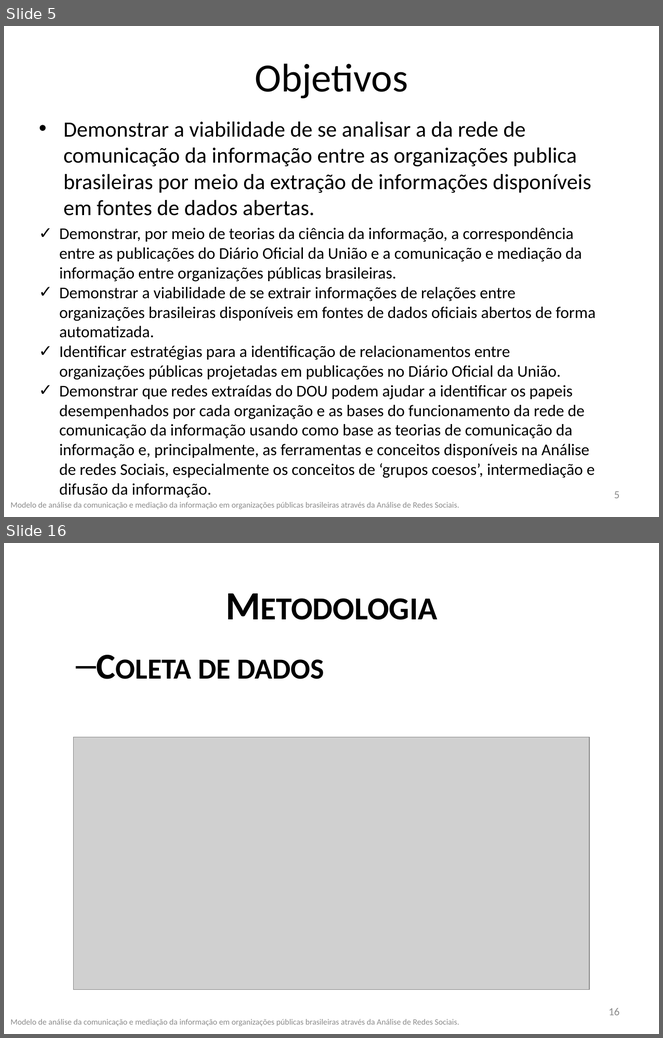
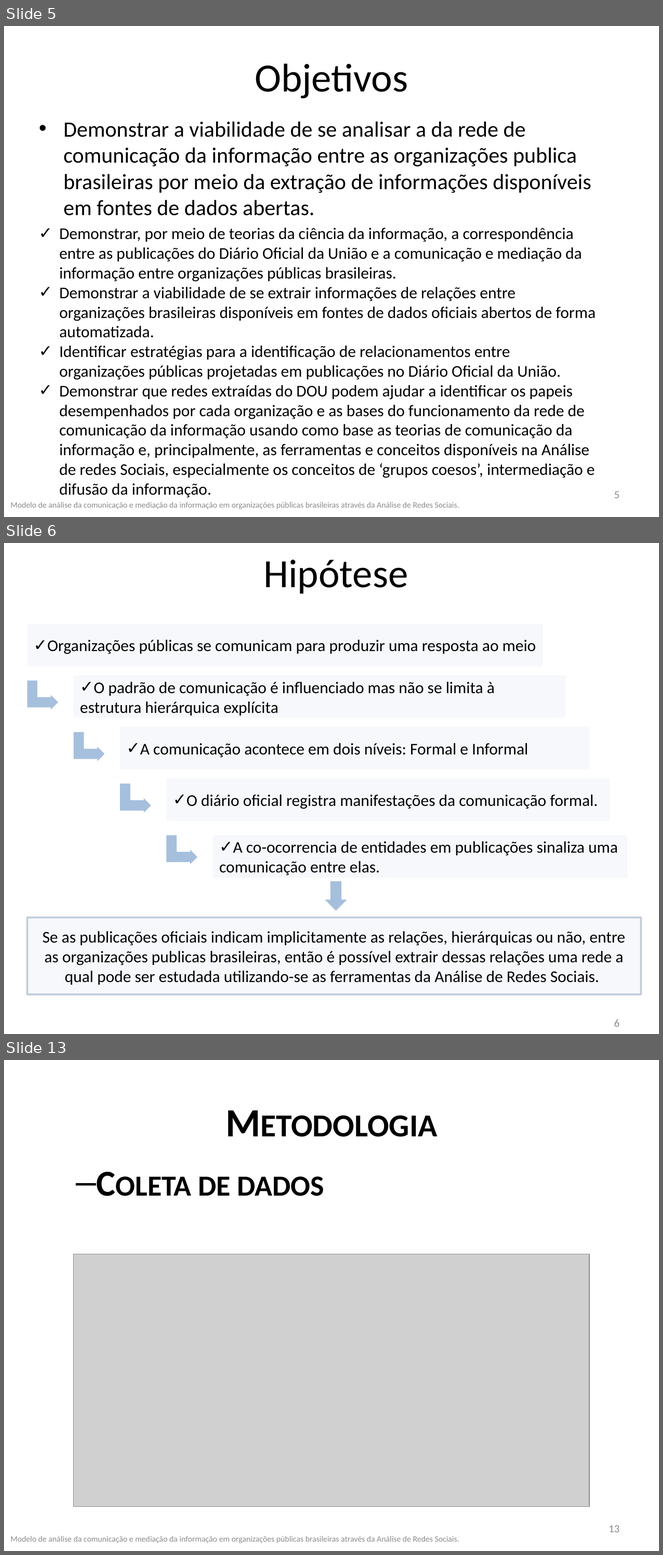
Before and after one commit to frubbs/analisador-dou, a slide deck: Dissertacao/Apresentação1.pptx. Shown one above the other, each under a label of ours: slides 5 and 16 before the commit, slides 5, 6 and 13 after it; the slides between them are not shown. The pictures are 663x1038 and 663x1555 pixels, drawn with LibreOffice and Linux fonts; fonts in the diff are those of the drawing; grey boxes stand for pictures. Boxes give left, top, right and bottom in pixels: in the first picture for what was removed or moved away, otherwise in the second. Text is boxed around its words. In the diff, an @@ line names an element or a change of style, - is before the commit and + after.

```diff
--- a/Dissertacao/Apresentação1.pptx
+++ b/Dissertacao/Apresentação1.pptx
@@ slide 6 added at [4, 543, 659, 1034], background #FFFFFF @@
@@ title added at [263, 560, 408, 594], 44 pt, text #000000 @@
+Hipótese
@@ rectangle added at [27, 624, 543, 666], fill #4F81BD at 5% opacity, 18 pt, text #000000 @@
+✓ Organizações públicas se comunicam para produzir uma resposta ao meio
@@ bent up arrow added at [27, 681, 58, 710], fill #4F81BD at 50% opacity @@
@@ rectangle added at [74, 676, 566, 718], fill #4F81BD at 5% opacity, 18 pt, text #000000 @@
+✓ O padrão de comunicação é influenciado mas não se limita à estrutura hierárquica explícita
@@ rectangle added at [120, 727, 590, 770], fill #4F81BD at 5% opacity, 18 pt, text #000000 @@
+✓ A comunicação acontece em dois níveis: Formal e Informal
@@ bent up arrow added at [74, 732, 104, 761], fill #4F81BD at 50% opacity @@
@@ bent up arrow added at [120, 784, 151, 812], fill #4F81BD at 50% opacity @@
@@ rectangle added at [166, 779, 610, 822], fill #4F81BD at 5% opacity, 18 pt, text #000000 @@
+✓ O diário oficial registra manifestações da comunicação formal.
@@ bent up arrow added at [166, 836, 197, 864], fill #4F81BD at 50% opacity @@
@@ rectangle added at [213, 835, 628, 878], fill #4F81BD at 5% opacity, 18 pt, text #000000 @@
+✓ A co-ocorrencia de entidades em publicações sinaliza uma comunicação entre elas.
@@ down arrow added at [325, 882, 347, 911], fill #4F81BD at 50% opacity @@
@@ rectangle added at [27, 918, 641, 995], fill #4F81BD at 5% opacity, outline #3A5F8C 2 pt, 18 pt, text #000000 @@
+Se as publicações oficiais indicam implicitamente as relações, hierárquicas ou não, entre as organizações publicas brasileiras, então é possível extrair dessas relações uma rede a qual pode ser estudada utilizando-se as ferramentas da Análise de Redes Sociais.
@@ page number added at [614, 1020, 620, 1027], 12 pt, text #8C8C8C @@
+6
@@ what was slide 16 is now slide 13 @@
@@ page number at [609, 1525, 620, 1533]: text changed @@
-16
+13
```
Also in this commit, not shown: 6 slides changed, 4 slides removed.
